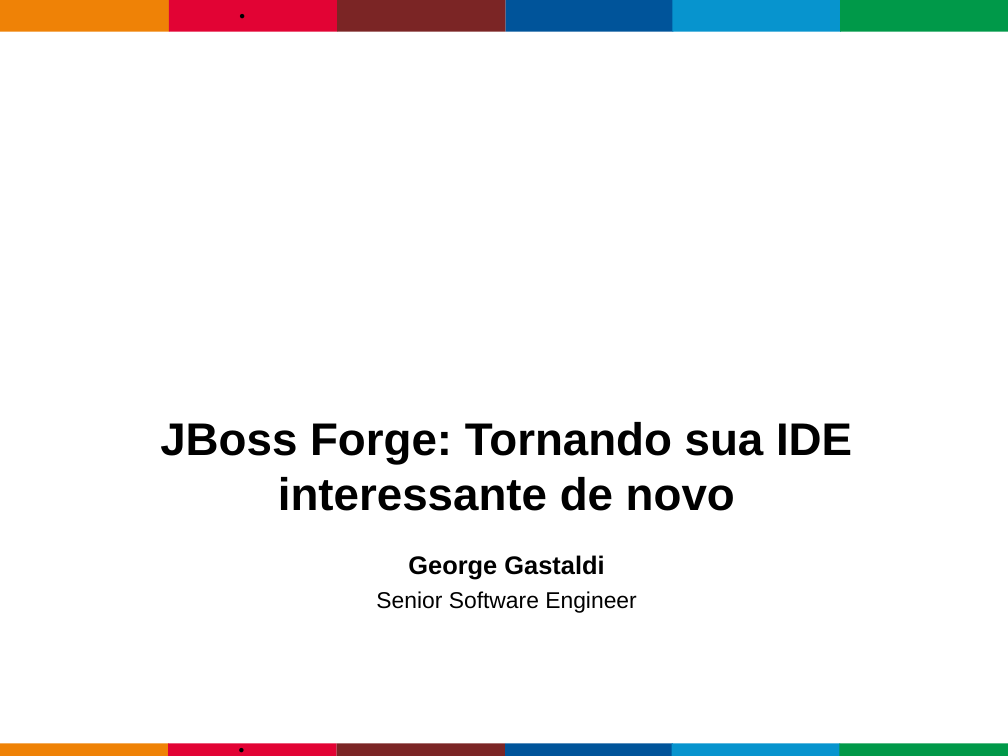
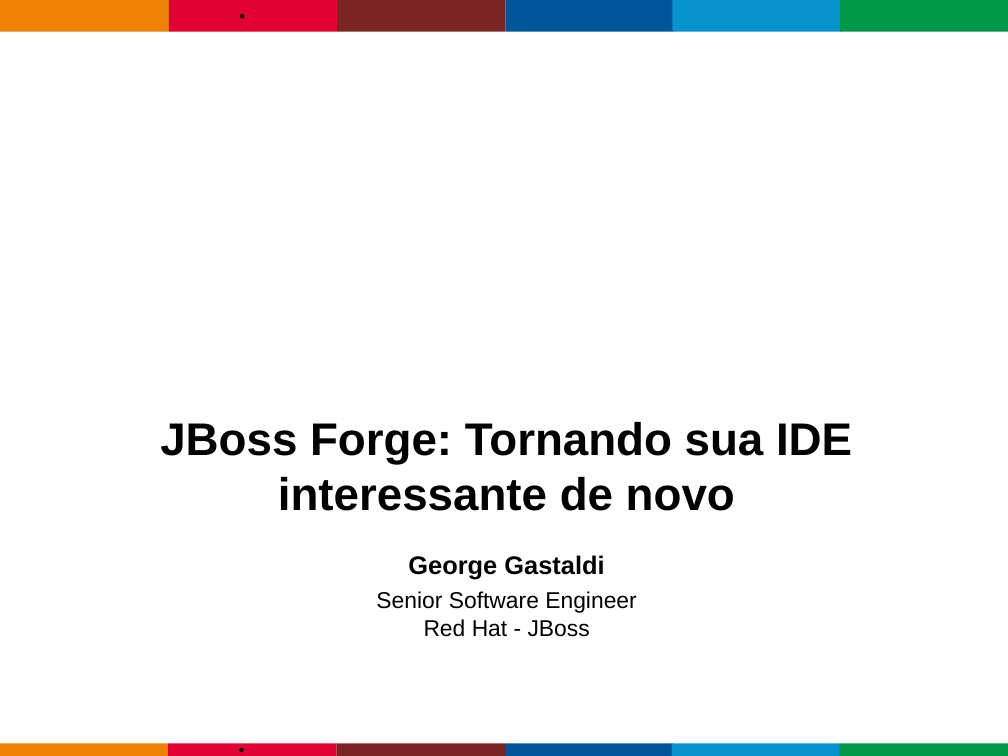
Before and after one commit to gastaldi/talks, a slide deck: slide 1 of Forge/TDC2014/TDC_2014-JBossForge.odp. Drawn at 1008x756 pixels with LibreOffice and Linux fonts; fonts in the diff are those of the drawing; background and template pictures are left out. Boxes give left, top, right and bottom in pixels: in the first picture for what was removed or moved away, otherwise in the second. Text is boxed around its words. In the diff, an @@ line names an element or a change of style, - is before the commit and + after.

```diff
--- a/Forge/TDC2014/TDC_2014-JBossForge.odp
+++ b/Forge/TDC2014/TDC_2014-JBossForge.odp
@@ text at <box>424,619,590,637</box>: paragraph added @@
+Red Hat - JBoss
```
Also in this commit, not shown: 4 other slides changed, 3 slides added.
